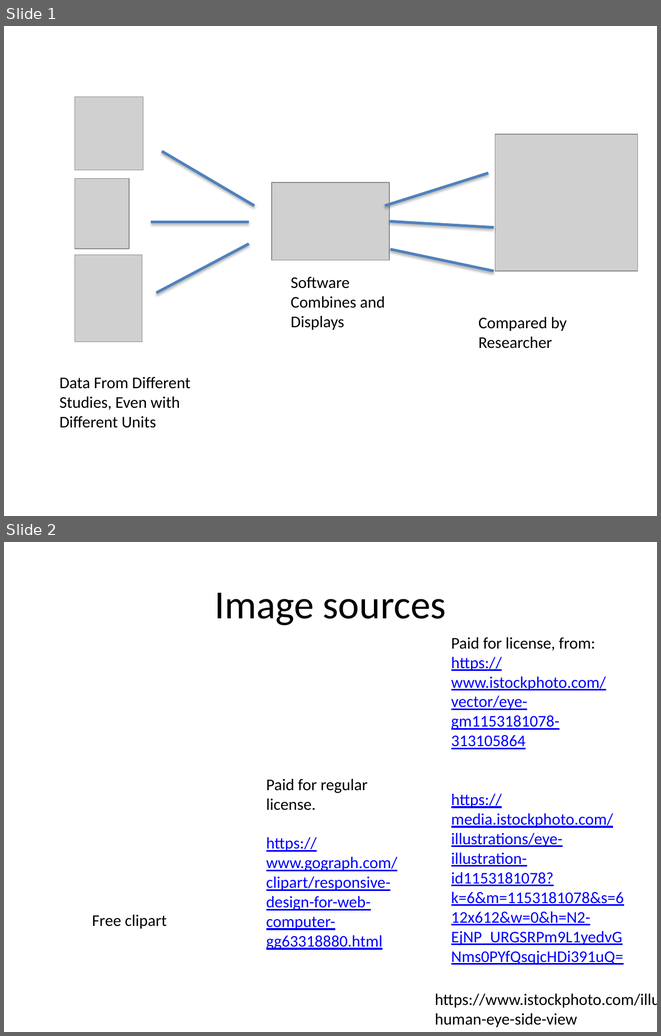
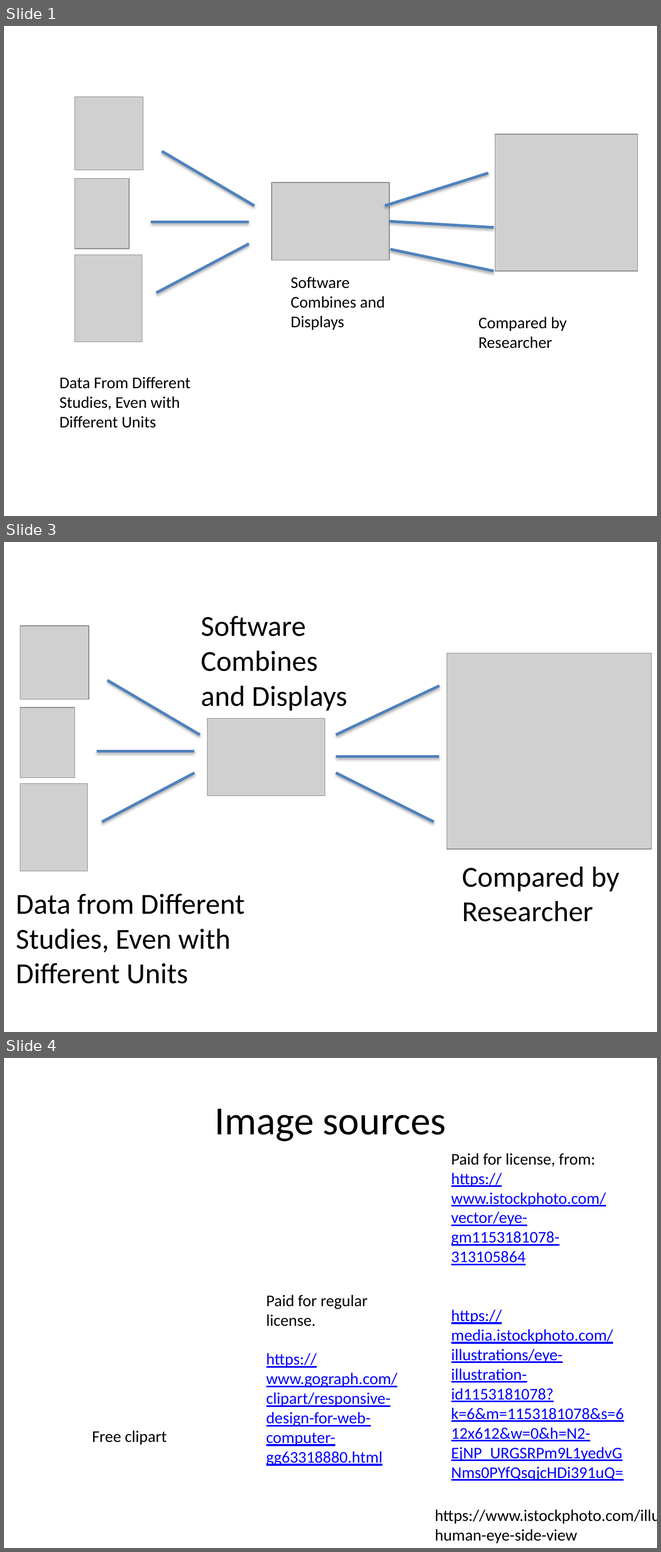
Before and after one commit to AdityaSavara/JSONGrapher, a slide deck: ConceptImage.pptx. Shown one above the other, each under a label of ours: slides 1 and 2 before the commit, slides 1, 3 and 4 after it; the slides between them are not shown. The pictures are 661x1036 and 661x1552 pixels, drawn with LibreOffice and Linux fonts; fonts in the diff are those of the drawing; grey boxes stand for pictures. Boxes give left, top, right and bottom in pixels: in the first picture for what was removed or moved away, otherwise in the second. Text is boxed around its words. In the diff, an @@ line names an element or a change of style, - is before the commit and + after.

```diff
--- a/ConceptImage.pptx
+++ b/ConceptImage.pptx
@@ slide 3 added at box(4, 542, 657, 1032), background #FFFFFF @@
@@ text added at box(201, 616, 347, 711), 32 pt, text #000000 @@
+Software Combines and Displays
@@ picture added at box(20, 626, 89, 699) @@
@@ picture added at box(447, 653, 651, 849) @@
@@ line added from (107, 680) to (200, 734), #4F81BD 3 pt @@
@@ line added from (336, 734) to (440, 686), #4F81BD 3 pt @@
@@ picture added at box(20, 707, 74, 778) @@
@@ picture added at box(207, 718, 325, 796) @@
@@ line added from (97, 751) to (195, 751), #4F81BD 3 pt @@
@@ line added from (336, 756) to (440, 756), #4F81BD 3 pt @@
@@ line added from (102, 821) to (195, 773), #4F81BD 3 pt @@
@@ line added from (336, 773) to (434, 821), #4F81BD 3 pt @@
@@ picture added at box(20, 784, 88, 871) @@
@@ text added at box(462, 866, 619, 921), 32 pt, text #000000 @@
+Compared by Researcher
@@ text added at box(16, 893, 245, 983), 32 pt, text #000000 @@
+Data from Different Studies, Even with Different Units
@@ what was slide 2 is now slide 4 @@
```
Also in this commit, not shown: 1 other slide added.
